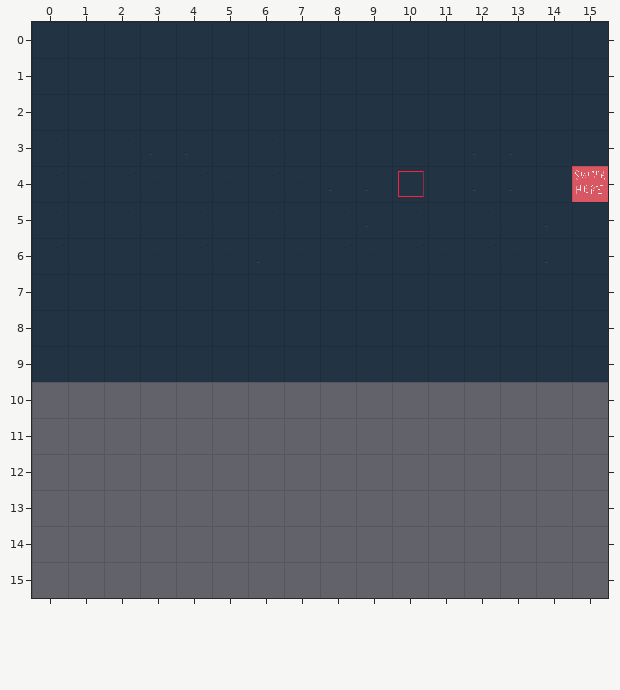
Level history. Tiled map: tiledMaps/JohnsHallway.tmx. The picture above is the old version.
Cells are 40x40 px. Shown: x 0..15, y 0..15.
And afterwards:
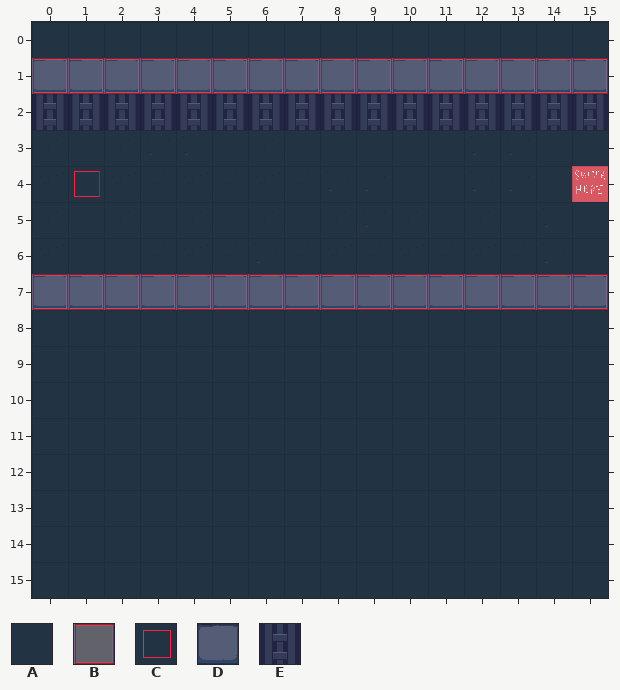
Key: from "AllTiles": A 0, B 1, C 2, D 4, E 50.
_ is an empty cell, . an unchanged one.
From the commit log: johns apartment maps updated to current schema, more map work
Change:
--- layer "Ground"
@@ x 0..15 @@
- 1 AAAAAAAAAAAAAAAA
- 2 AAAAAAAAAAAAAAAA
+ 1 DDDDDDDDDDDDDDDD
+ 2 EEEEEEEEEEEEEEEE
@@ x 10..10 @@
- 4 C
+ 4 A
@@ x 0..15 @@
- 7 AAAAAAAAAAAAAAAA
+ 7 DDDDDDDDDDDDDDDD
@@ x 0..15 @@
-10 ________________
-11 ________________
-12 ________________
-13 ________________
-14 ________________
-15 ________________
+10 AAAAAAAAAAAAAAAA
+11 AAAAAAAAAAAAAAAA
+12 AAAAAAAAAAAAAAAA
+13 AAAAAAAAAAAAAAAA
+14 AAAAAAAAAAAAAAAA
+15 AAAAAAAAAAAAAAAA
--- layer "Interactable"
@@ x 0..15 @@
- 1 ________________
+ 1 BBBBBBBBBBBBBBBB
@@ x 1..1 @@
- 4 _
+ 4 C
@@ x 0..15 @@
- 7 ________________
+ 7 BBBBBBBBBBBBBBBB
